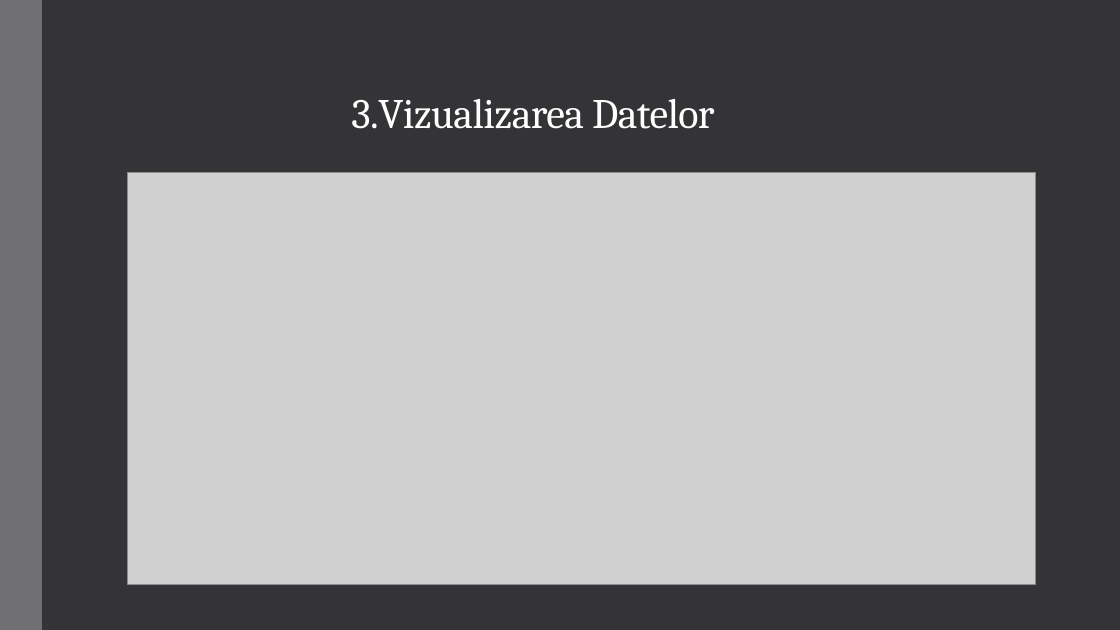
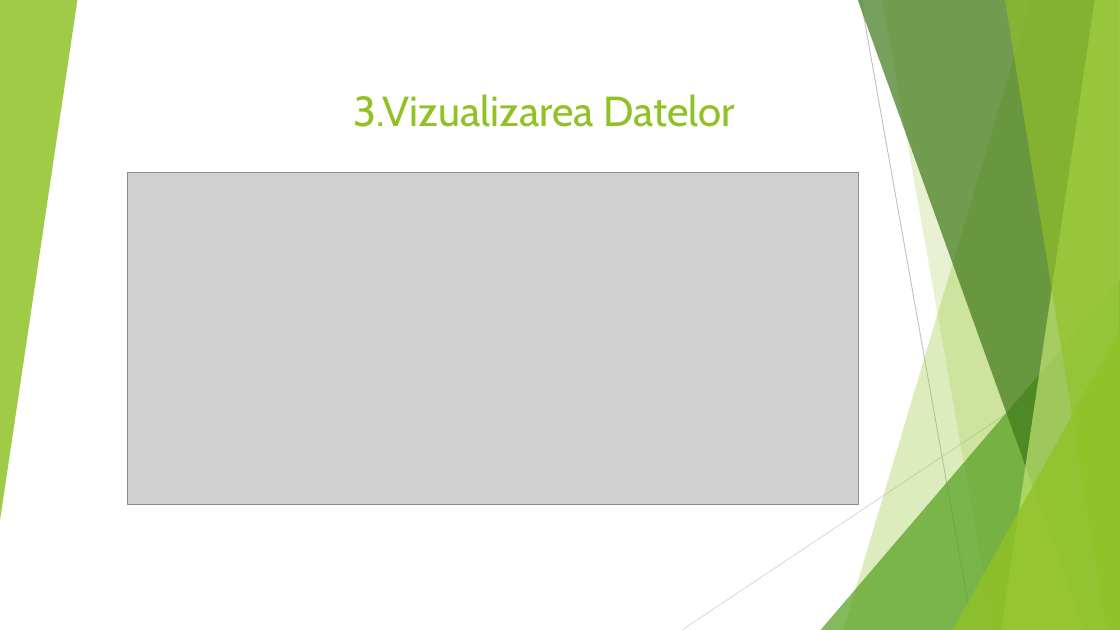
Before and after one commit to cosming20/python101project, a slide deck: slide 6 of Tracker de diabet.pptx. Drawn at 1120x630 pixels with LibreOffice and Linux fonts; fonts in the diff are those of the drawing; grey boxes stand for pictures. Boxes give left, top, right and bottom in pixels: in the first picture for what was removed or moved away, otherwise in the second. Text is boxed around its words. In the diff, an @@ line names an element or a change of style, - is before the commit and + after.

```diff
--- a/Tracker de diabet.pptx
+++ b/Tracker de diabet.pptx
@@ background #353537 to #FFFFFF @@
@@ title "3.Vizualizarea Datelor" at (x1=353, y1=94, x2=736, y2=127): font Cambria to Cabin, text colour #FFFFFF to #90C226, letter spacing -0.5 to 0 pt; alignment left to right; line spacing 0.85 to 1 @@
@@ rectangle removed at (x1=0, y1=0, x2=42, y2=630) @@
@@ group added at (x1=0, y1=0, x2=1120, y2=630): 5 freeform shapes, 3 triangles, 2 lines @@
@@ picture resized from (x1=128, y1=172, x2=1037, y2=584) to (x1=128, y1=172, x2=860, y2=504) @@
```
Also in this commit, not shown: 11 other slides changed.
